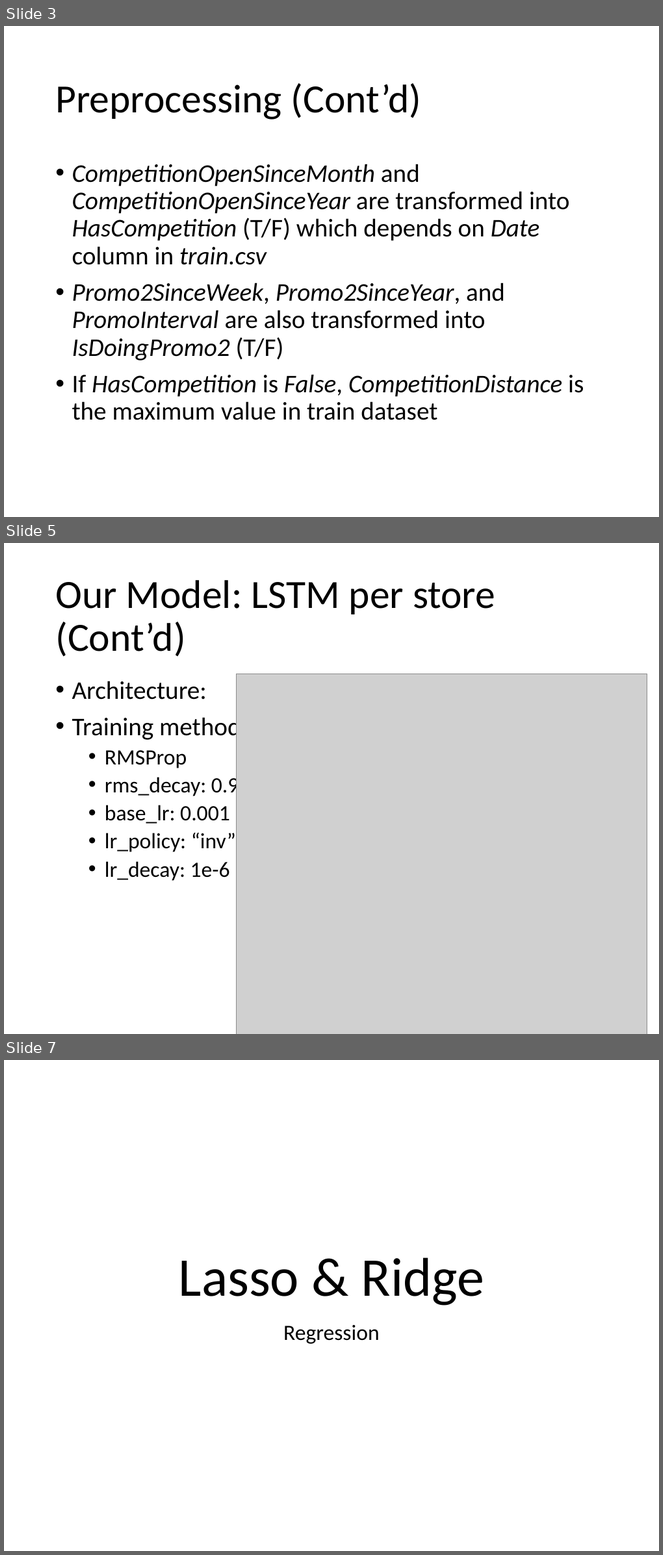
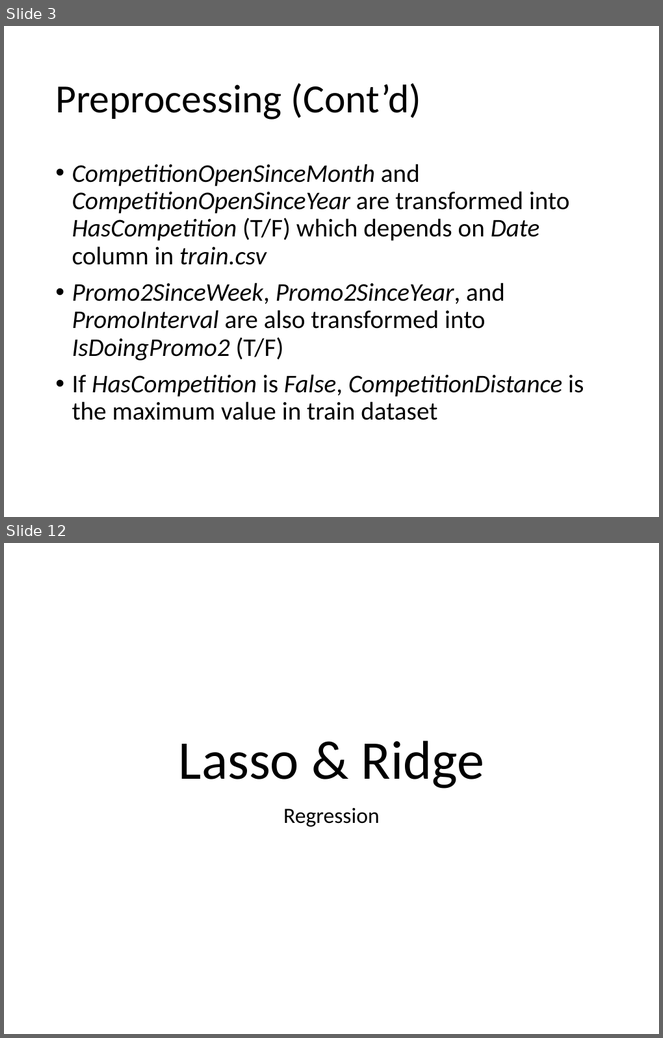
Before and after one commit to Stefan0010/CZ4041, a slide deck: slides/main.pptx. Shown one above the other, each under a label of ours: slides 3, 5 and 7 before the commit, slides 3 and 12 after it; the slides between them are not shown. The pictures are 663x1555 and 663x1038 pixels, drawn with LibreOffice and Linux fonts; fonts in the diff are those of the drawing; grey boxes stand for pictures. Boxes give left, top, right and bottom in pixels: in the first picture for what was removed or moved away, otherwise in the second. Text is boxed around its words. In the diff, an @@ line names an element or a change of style, - is before the commit and + after.

```diff
--- a/slides/main.pptx
+++ b/slides/main.pptx
@@ slide 5 removed at (4,543,659,1034), background #FFFFFF @@
@@ title removed at (55,580,495,657) @@
-Our Model: LSTM per store (Cont’d)
@@ picture removed at (236,674,648,1034) @@
@@ text removed at (72,681,248,881) @@
-• Architecture:
-• Training method:
-  • RMSProp
-  • rms_decay: 0.9
-  • base_lr: 0.001
-  • lr_policy: “inv”
-  • lr_decay: 1e-6
@@ what was slide 7 is now slide 12 @@
```
Also in this commit, not shown: 2 slides changed, 12 slides added.
